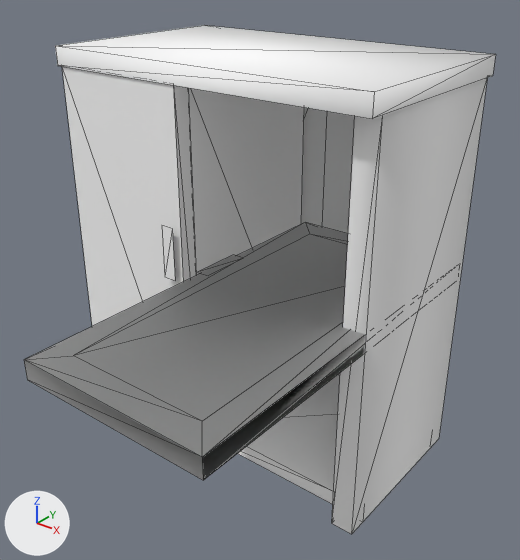
Renders of the glTF model public/3d/item/model__item__room.ofs_3125_0/3125IMRL09_18.gltf from each side of a commit.
Before and after are seen from a 50 mm lens placed at (2.01, -2.56, 2.46), pointed at (0.17, -0.26, 1.03). The lights are fixed; the arrows at lower left show +X, +Y and +Z. The first picture is the older version. Mesh edges are drawn as thin lines.

In view in the first picture: '3125IMRL09_18'.
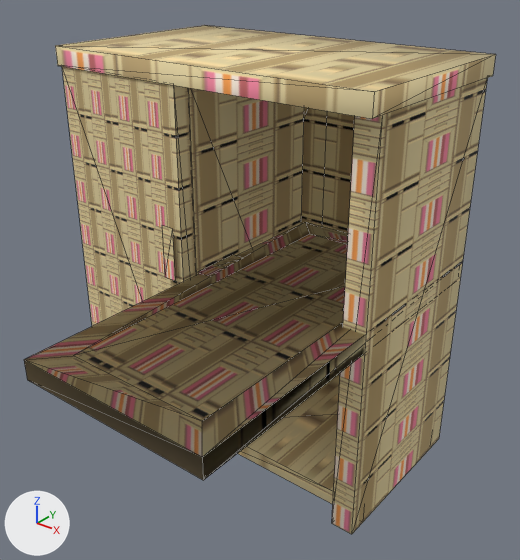
The change in detail:
Picture 'imrl09_18_0' (img_imrl09_18_0) is new.
In material 'imrl09_18_0' (mat_imrl09_18_0), base_color is no longer (1.0, 1.0, 1.0), white #ffffff.
In material 'imrl09_18_0' (mat_imrl09_18_0), texture is now set to img_imrl09_18_0.

Changed parts and their boxes [x1, y1, x2, y2] in the pictures (520 x 560 px):
'3125IMRL09_18', surface changed (white to brown)
    both: [24, 25, 496, 534]
